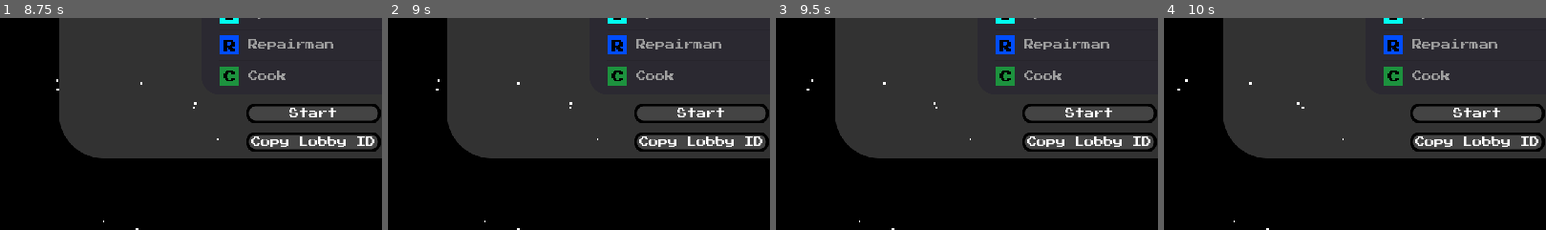
Above: before the commit, frames 1-4 (left to right).
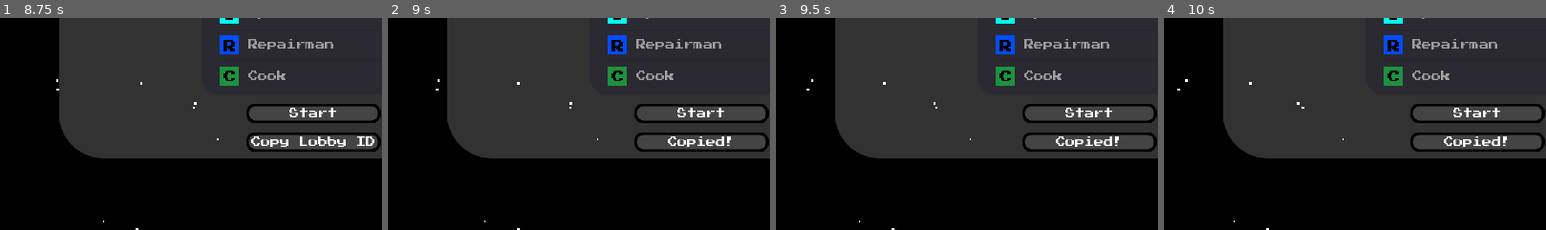
Above: after the commit, the same moments.

Repository: GTNT-Github/Astronaut-of-the-Month
Game: Godot game, scene res://assets/scenes/lobby.tscn
Same seed, same stepped clock (60 frames per second), same inputs: the game is played once before the commit and once after it.
Inputs (mouse positions are % of the whole screen's width and height, from its top left):
- Up to frame 1 (8.75 s): click (48, 60) at 0.52 s; type "12" at 0.6 s; click "Create" at 1.25 s; click "Start" at 2 s; click "Start" at 2.75 s; click "Copy Lobby ID" at 3.5 s; tap Enter at 4.25 s; hold D (ui_right) 4.28-5.03 s; hold Space (ui_accept, bound only after the commit) 4.28-5.03 s; hold S (ui_down) 5.03-5.78 s; tap Space (ui_accept, bound only after the commit) at 5.1, 5.27, 5.57, 6.6, 6.77, 7.07, 8.1, 8.27, 8.57 s; hold D (ui_right) 5.78-6.53 s; hold Space (ui_accept, bound only after the commit) 5.78-6.53 s; hold W (ui_up) 6.53-7.28 s; hold Space (ui_accept, bound only after the commit) 7.28-8.03 s; hold A (ui_left) from 7.28 s (still down)
- Up to frame 2 (9 s): tap Space (ui_accept, bound only after the commit) at 8.75 s; release A (ui_left) at 8.78 s; hold S (ui_down) from 8.78 s (still down); hold Space (ui_accept, bound only after the commit) from 8.78 s (still down)
- Up to frame 3 (9.5 s): keep holding S (ui_down); keep holding Space (ui_accept, bound only after the commit)
- Up to frame 4 (10 s): release S (ui_down) at 9.53 s; release Space (ui_accept, bound only after the commit) at 9.53 s; hold D (ui_right) from 9.53 s (still down); tap Space (ui_accept, bound only after the commit) at 9.6, 9.77 s
The pictures show only the part of the screen within x 9-59%, y 50-100%; the shares and areas given below are measured in that part.

Frame 1 is identical in both runs. In frame 2, 0.7% of the frame differs, in the area x 65-98%, y 55-61%; in frame 3, 0.7%; in frame 4, 0.7%.

Commit message:
Client - In-game jobs

Diff:
--- a/Client/assets/scenes/player.tscn
+++ b/Client/assets/scenes/player.tscn
@@ -46,6 +46,7 @@
 shape = SubResource( 2 )
 
 [node name="Full" type="Area2D" parent="."]
+collision_layer = 9
 collision_mask = 0
 
 [node name="Collision" type="CollisionShape2D" parent="Full"]
@@ -53,12 +54,10 @@
 shape = SubResource( 3 )
 
 [node name="Camera" type="Camera2D" parent="."]
-visible = false
 current = true
 smoothing_enabled = true
 
 [node name="Name" type="Label" parent="."]
-visible = false
 anchor_right = 1.0
 margin_left = -200.0
 margin_top = -59.0
--- a/Client/assets/scenes/world.tscn
+++ b/Client/assets/scenes/world.tscn
@@ -8,6 +8,7 @@
 [ext_resource path="res://assets/ui/waitingRoom/repairman.png" type="Texture" id=6]
 [ext_resource path="res://assets/scripts/jobs.gd" type="Script" id=7]
 [ext_resource path="res://assets/scenes/jobs.tscn" type="PackedScene" id=8]
+[ext_resource path="res://assets/ui/waitingRoom/cook.png" type="Texture" id=9]
 
 [sub_resource type="ConvexPolygonShape2D" id=2]
 points = PoolVector2Array( 128, 128, 0, 128, 0, 0, 128, 0 )
@@ -115,7 +116,6 @@
 
 [node name="Collision" parent="Jobs/Electrician" index="0"]
 collision_layer = 8
-collision_mask = 2
 
 [node name="Janitor" parent="Jobs" instance=ExtResource( 8 )]
 position = Vector2( -1136, 608 )
@@ -123,7 +123,6 @@
 
 [node name="Collision" parent="Jobs/Janitor" index="0"]
 collision_layer = 8
-collision_mask = 2
 
 [node name="Operator" parent="Jobs" instance=ExtResource( 8 )]
 position = Vector2( 1136, -576 )
@@ -131,7 +130,6 @@
 
 [node name="Collision" parent="Jobs/Operator" index="0"]
 collision_layer = 8
-collision_mask = 2
 
 [node name="Repairman" parent="Jobs" instance=ExtResource( 8 )]
 position = Vector2( 1136, 608 )
@@ -139,20 +137,19 @@
 
 [node name="Collision" parent="Jobs/Repairman" index="0"]
 collision_layer = 8
-collision_mask = 2
 
 [node name="Cook" parent="Jobs" instance=ExtResource( 8 )]
 position = Vector2( 0, 0 )
+texture = ExtResource( 9 )
 
 [node name="Collision" parent="Jobs/Cook" index="0"]
 collision_layer = 8
-collision_mask = 2
 
-[connection signal="body_entered" from="Jobs/Electrician/Collision" to="Jobs" method="_job_entered" binds= [ 0 ]]
-[connection signal="body_entered" from="Jobs/Janitor/Collision" to="Jobs" method="_job_entered" binds= [ 1 ]]
-[connection signal="body_entered" from="Jobs/Operator/Collision" to="Jobs" method="_job_entered" binds= [ 2 ]]
-[connection signal="body_entered" from="Jobs/Repairman/Collision" to="Jobs" method="_job_entered" binds= [ 3 ]]
-[connection signal="body_entered" from="Jobs/Cook/Collision" to="Jobs" method="_job_entered" binds= [ 4 ]]
+[connection signal="area_entered" from="Jobs/Electrician/Collision" to="Jobs" method="_job_entered" binds= [ 0 ]]
+[connection signal="area_entered" from="Jobs/Janitor/Collision" to="Jobs" method="_job_entered" binds= [ 1 ]]
+[connection signal="area_entered" from="Jobs/Operator/Collision" to="Jobs" method="_job_entered" binds= [ 2 ]]
+[connection signal="area_entered" from="Jobs/Repairman/Collision" to="Jobs" method="_job_entered" binds= [ 3 ]]
+[connection signal="area_entered" from="Jobs/Cook/Collision" to="Jobs" method="_job_entered" binds= [ 4 ]]
 
 [editable path="Jobs/Electrician"]
 [editable path="Jobs/Janitor"]
--- a/Client/assets/scripts/gamestate.gd
+++ b/Client/assets/scripts/gamestate.gd
@@ -6,7 +6,7 @@
 onready var players = $Players
 
 var active_game = false
-
+var open_job
 
 var job_assignements = {
 	0:"Electrician Job",
@@ -18,6 +18,7 @@
 
 func _ready() -> void:
 
+#	$Jobs.load_scenes()
 	#Ask server to spawn players
 	rpc_id(1, "spawn_players", Server.lobby_id, Server.local_player_id)
 
--- a/Client/assets/scripts/jobs.gd
+++ b/Client/assets/scripts/jobs.gd
@@ -11,6 +11,7 @@
 }
 
 
+
 func play_sound(sound):
 	var soundNode = AudioStreamPlayer.new()
 	soundNode.stream = sounds[sound]
@@ -21,10 +22,17 @@
 
 
 func _job_entered(body:Node, job: int) -> void:
+	#Check if player is own
+	if int(body.get_parent().name) == Server.local_player_id && Server.player_data["jobs"].has(job):
+		selected_job = job
 
-	#Check if player is own
-	if body.name == Server.local_player_id:
-		selected_job = job
+
+func _input(event: InputEvent) -> void:
+	if event.is_action_pressed("ui_accept") && selected_job != null && !get_parent().open_job:
+		var job = Server.jobs[selected_job].instance()
+		get_parent().get_node("UI").add_child(job)
+		get_parent().open_job = selected_job
+		selected_job = null
 
 
 func open_task():
@@ -44,4 +52,13 @@
 	add_child(tween)
 	tween.start()
 
+	#Remove Job
+	var job_index = Server.player_data["jobs"].find(get_parent().get_parent().open_job)
+	Server.player_data["jobs"][job_index] = "DONE"
+	get_parent().get_parent().get_node("UI/jobs").get_children()[job_index].modulate = Color(0,1,0)
+	get_parent().get_parent().open_job = null
+
 	play_sound("task_complete")
+	yield(tween,"tween_completed")
+
+	queue_free()
--- a/Client/assets/scripts/jobs/fuelEngines.gd
+++ b/Client/assets/scripts/jobs/fuelEngines.gd
@@ -18,7 +18,6 @@
 
 func _process(delta: float) -> void:
 	if pressed == 1 && eng1 <= 1:
-		print("ENG: ",eng1)
 		eng1 += .004
 		$GridContainer/Eng1/Fuel.rect_scale.y = eng1
 		checkFull(eng1)
--- a/Client/assets/scripts/player.gd
+++ b/Client/assets/scripts/player.gd
@@ -12,7 +12,7 @@
 
 func _physics_process(_delta: float) -> void:
 	#If player is own
-	if is_network_master():
+	if is_network_master() && !get_parent().get_parent().open_job:
 
 		#Set position
 		camera.current = true
--- a/Client/assets/scripts/server.gd
+++ b/Client/assets/scripts/server.gd
@@ -8,6 +8,14 @@
 var url = "ws://" + str(LOCAL_IP) + ":" + str(DEFAULT_PORT)
 var local_player_id = 0
 var player_instances = {}
+
+var jobs = [
+	preload("res://assets/scenes/jobs/circuitBreakers.tscn"),
+	preload("res://assets/scenes/jobs/temperature.tscn"),
+	preload("res://assets/scenes/jobs/engineTrim.tscn"),
+	preload("res://assets/scenes/jobs/fuelEngines.tscn"),
+	preload("res://assets/scenes/jobs/chartCourse.tscn"),
+]
 
 sync var players = {}
 sync var player_data = {}
--- a/Client/project.godot
+++ b/Client/project.godot
@@ -80,7 +80,9 @@
 
 ui_accept={
 "deadzone": 0.5,
-"events": [  ]
+"events": [ Object(InputEventKey,"resource_local_to_scene":false,"resource_name":"","device":0,"alt":false,"shift":false,"control":false,"meta":false,"command":false,"pressed":false,"scancode":0,"physical_scancode":32,"unicode":0,"echo":false,"script":null)
+, Object(InputEventKey,"resource_local_to_scene":false,"resource_name":"","device":0,"alt":false,"shift":false,"control":false,"meta":false,"command":false,"pressed":false,"scancode":0,"physical_scancode":16777221,"unicode":0,"echo":false,"script":null)
+ ]
 }
 ui_select={
 "deadzone": 0.5,
Not shown: 1 places in Client/assets/scenes/world.tscn that only renumber resources
